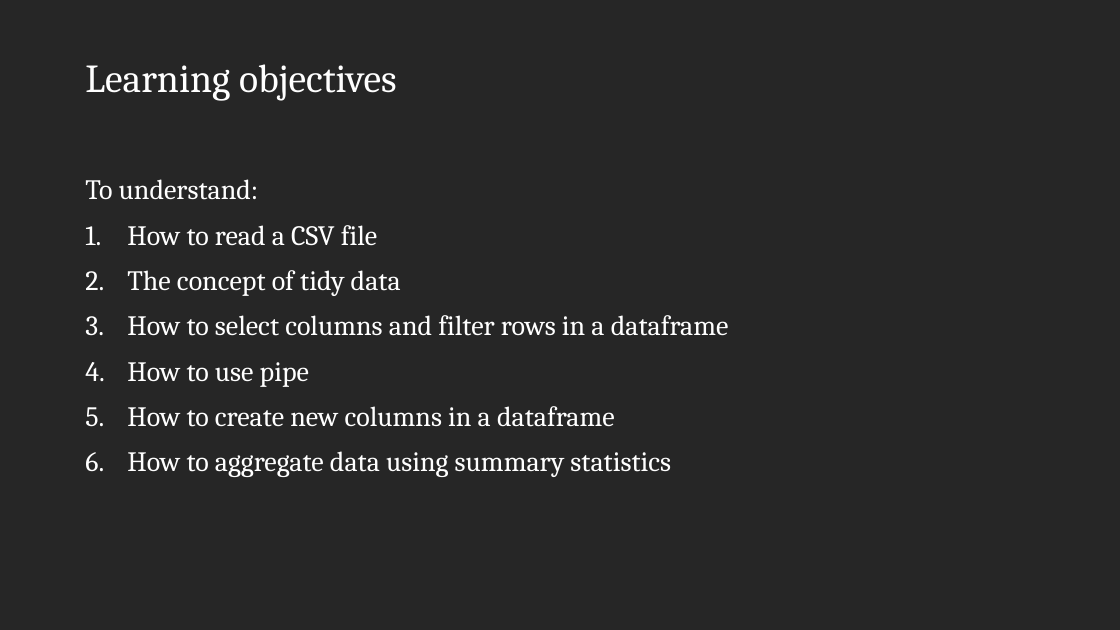
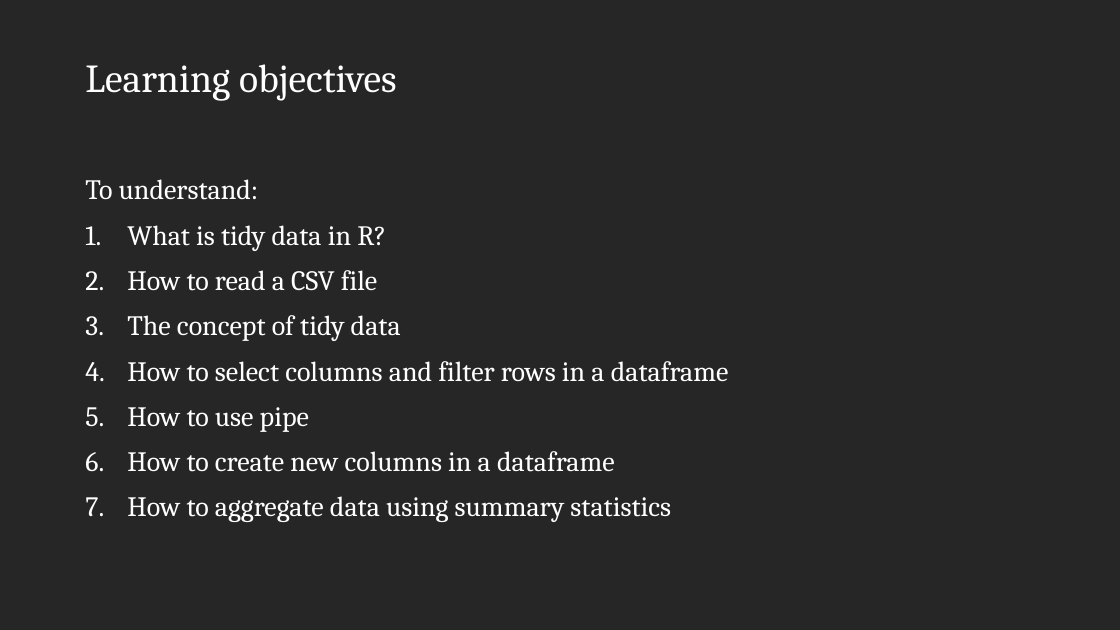
Before and after one commit to zawmtun/r_workshop_ex, a slide deck: slide 2 of code/02_wrangling_data.pptx (slide 7 before the commit). Drawn at 1120x630 pixels with LibreOffice and Linux fonts; fonts in the diff are those of the drawing; background and template pictures are left out. Boxes give left, top, right and bottom in pixels: in the first picture for what was removed or moved away, otherwise in the second. Text is boxed around its words. In the diff, an @@ line names an element or a change of style, - is before the commit and + after.

```diff
--- a/code/02_wrangling_data.pptx
+++ b/code/02_wrangling_data.pptx
@@ text at (127, 225, 386, 251): paragraph added @@
+1. What is tidy data in R?
```
Also in this commit, not shown: 9 other files.
